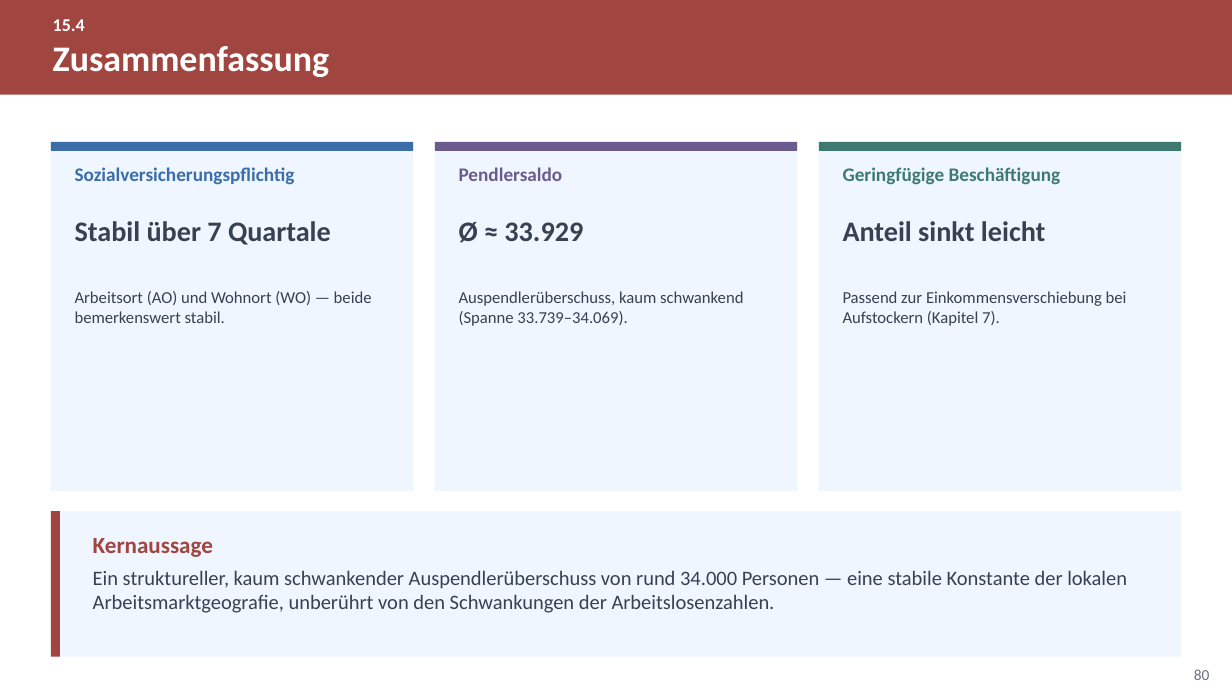
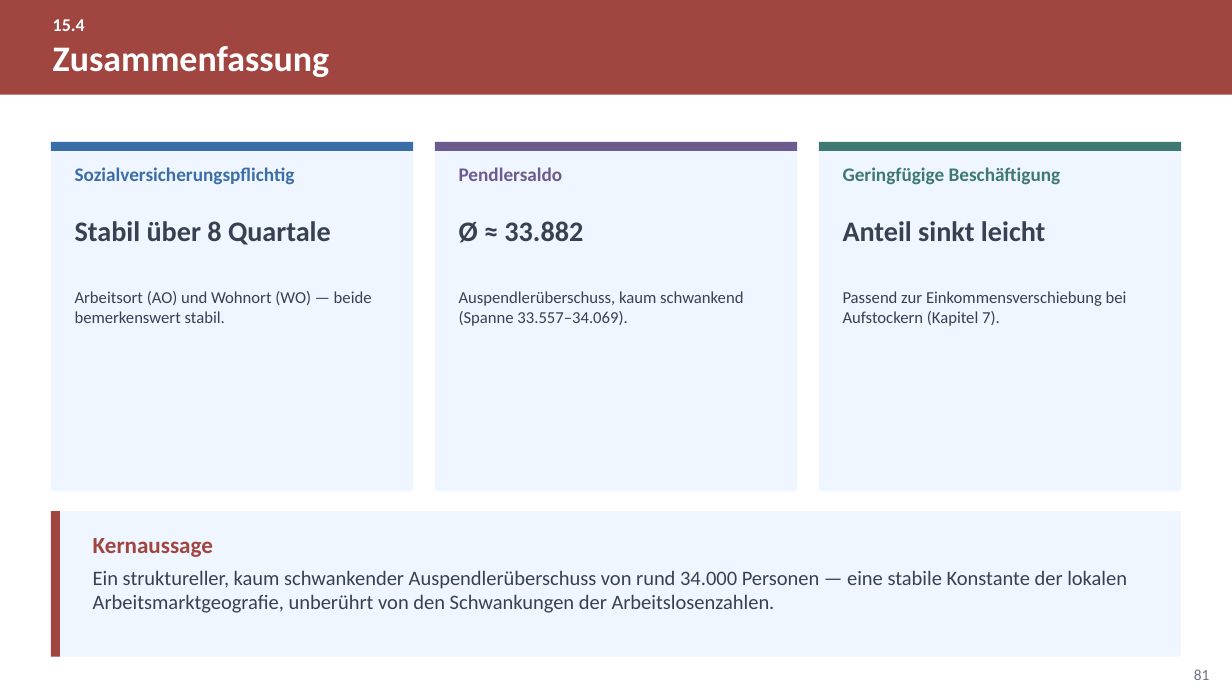
Before and after one commit to eufunk/arbeitsmarkt-regensburg, a slide deck: slide 81 of Docs/Projektpraesentation.pptx (slide 80 before the commit). Drawn at 1232x693 pixels with LibreOffice and Linux fonts; fonts in the diff are those of the drawing. Boxes give left, top, right and bottom in pixels: in the first picture for what was removed or moved away, otherwise in the second. Text is boxed around its words. In the diff, an @@ line names an element or a change of style, - is before the commit and + after.

```diff
--- a/Docs/Projektpraesentation.pptx
+++ b/Docs/Projektpraesentation.pptx
@@ text at <box>75,221,331,245</box>: text changed @@
-Stabil über 7 Quartale
+Stabil über 8 Quartale
@@ text at <box>459,221,583,243</box>: text changed @@
-Ø ≈ 33.929
+Ø ≈ 33.882
@@ text at <box>459,291,743,326</box>: text changed @@
-Auspendlerüberschuss, kaum schwankend (Spanne 33.739–34.069).
+Auspendlerüberschuss, kaum schwankend (Spanne 33.557–34.069).
@@ page number at <box>1194,669,1210,680</box>: text changed @@
-80
+81
```
Also in this commit, not shown: 59 other slides changed, 1 slide added, 1 other file.
